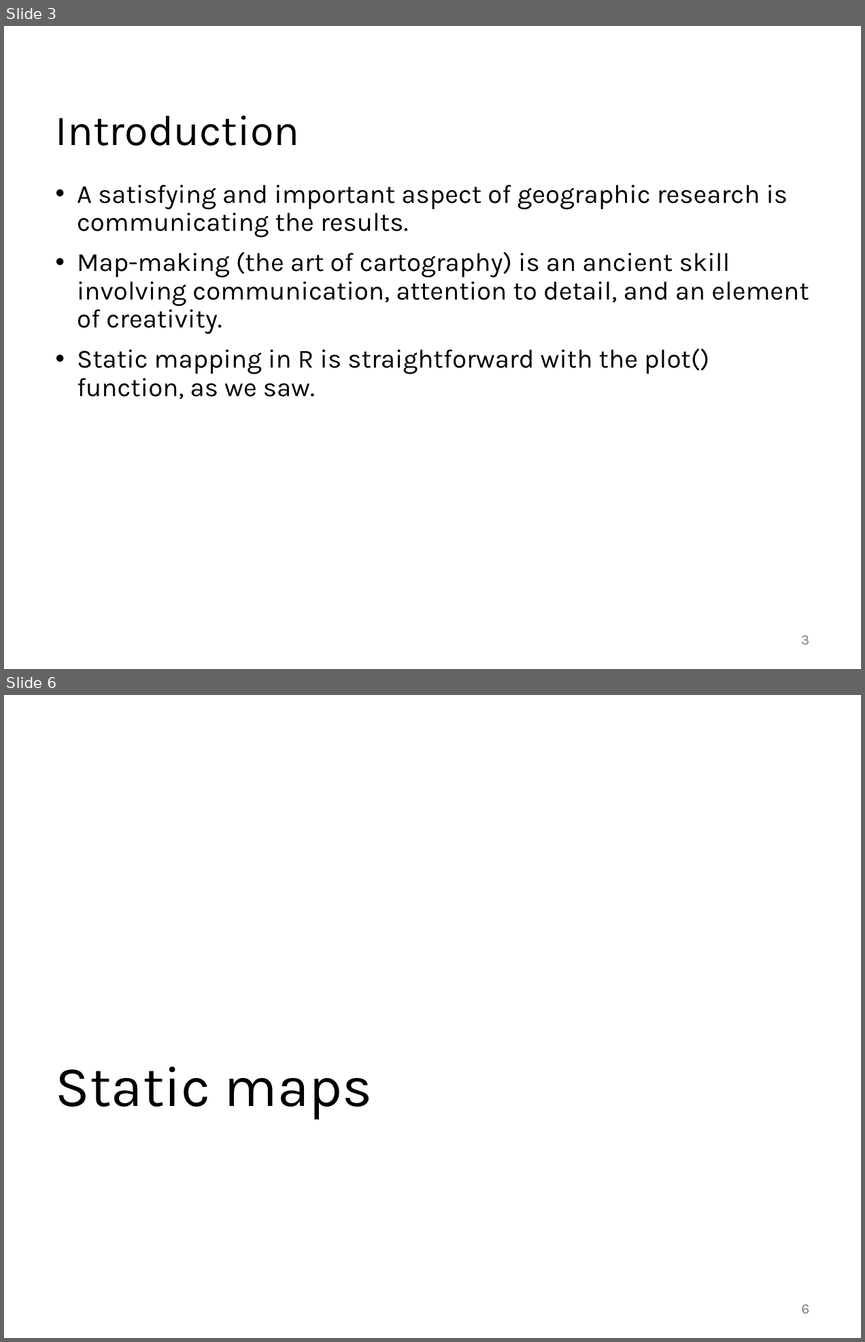
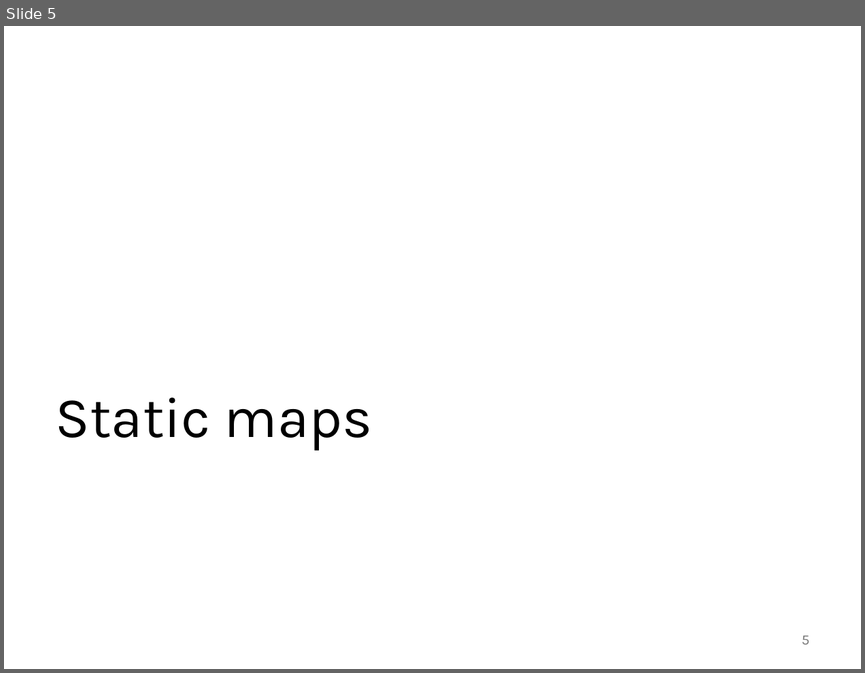
Before and after one commit to abuabara/abuabara.github.io, a slide deck: DAEN489S26/week11_slides.pptx. Shown one above the other, each under a label of ours: slides 3 and 6 before the commit, slide 5 after it; the slides between them are not shown. The pictures are 865x1342 and 865x673 pixels, drawn with LibreOffice and Linux fonts; fonts in the diff are those of the drawing. Boxes give left, top, right and bottom in pixels: in the first picture for what was removed or moved away, otherwise in the second. Text is boxed around its words. In the diff, an @@ line names an element or a change of style, - is before the commit and + after.

```diff
--- a/DAEN489S26/week11_slides.pptx
+++ b/DAEN489S26/week11_slides.pptx
@@ slide 3 removed at [4,26,861,669], background #FFFFFF @@
@@ title removed at [56,115,300,146] @@
-Introduction
@@ text removed at [77,184,809,399] @@
-• A satisfying and important aspect of geographic research is communicating the results.
-• Map-making (the art of cartography) is an ancient skill involving communication, attention to detail, and an element of creativity.
-• Static mapping in R is straightforward with the plot() function, as we saw.
@@ page number removed at [801,635,809,644] @@
-3
@@ what was slide 6 is now slide 5 @@
@@ page number at [802,635,810,644]: text changed @@
-6
+5
```
Also in this commit, not shown: 4 slides changed, 16 slides added, 1 other slide removed, 2 other files.
